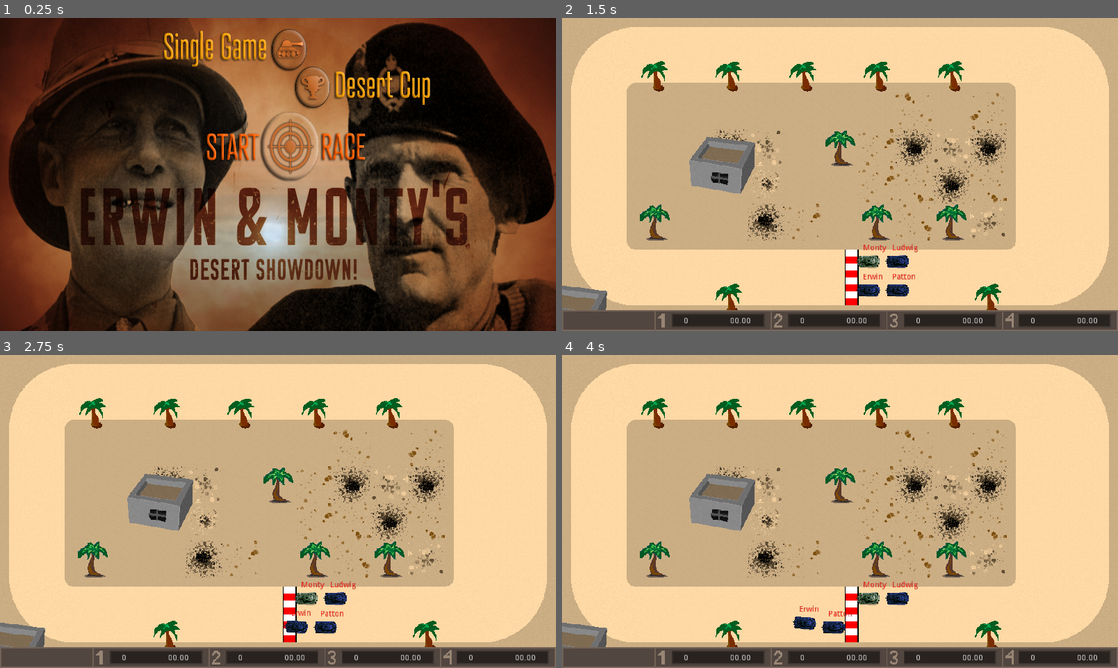
Above: before the commit, frames 1-4 (two rows, left to right).
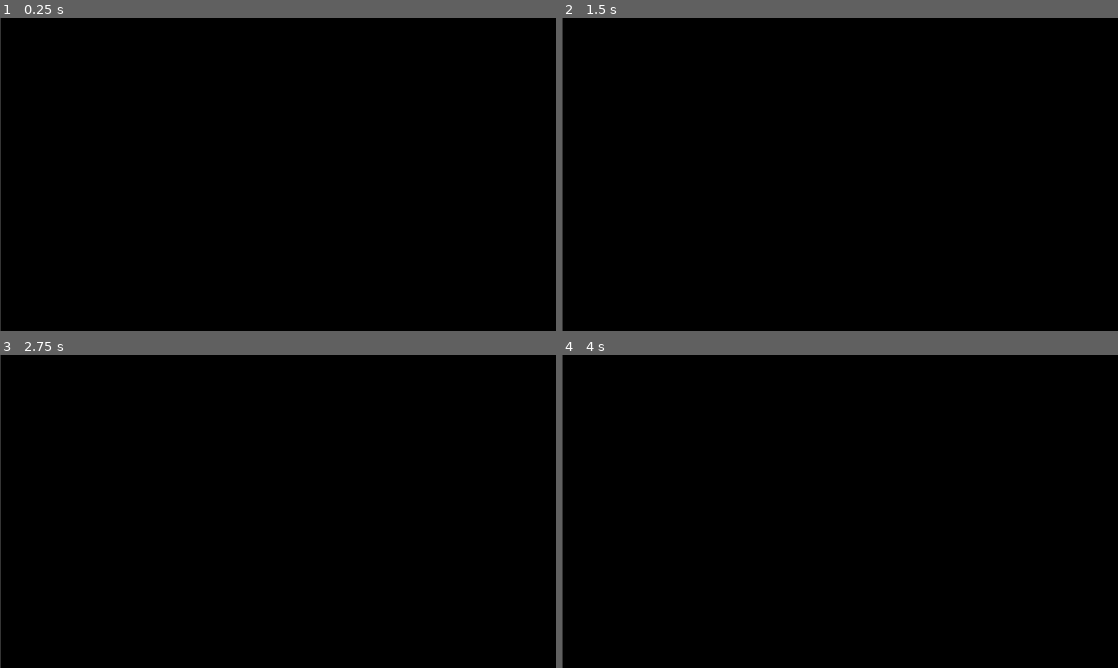
Above: after the commit, the same moments.

Repository: TeamRommel/RollingRommel
Game: Godot game, scene res://scenes/Intro.tscn
Same seed, same stepped clock (60 frames per second), same inputs: the game is played once before the commit and once after it. Before the commit the project starts from res://scenes/MainMenu.tscn. The engine's default icon, where the game draws it, is replaced by a stand-in: a white triangle on a blue panel in a dark square. Video files are missing from this copy of the repository; at most half a second of black plays in their place.
Inputs (mouse positions are in pixels of both pictures, inside the frame that each line leads up to):
- Up to frame 1 (0.25 s): no input
- Up to frame 2 (1.5 s): click (851, 146) at 0.52 s; tap Enter at 1.25 s
- Up to frame 3 (2.75 s): no input
- Up to frame 4 (4 s): no input

The runs differ from the first frame. In frame 1, 78% of the frame differs, in the area x 0-100%, y 0-100%; in frame 2, 100%; in frame 3, 100%; in frame 4, 100%.

Commit message:
Intro video added

Diff:
--- a/project.godot
+++ b/project.godot
@@ -16,7 +16,7 @@
 [application]
 
 config/name="Rolling Rommel"
-run/main_scene="res://scenes/MainMenu.tscn"
+run/main_scene="res://scenes/Intro.tscn"
 config/icon="res://icon.png"
 
 [autoload]
--- /dev/null
+++ b/scenes/Intro.tscn
@@ -0,0 +1,18 @@
+[gd_scene load_steps=3 format=2]
+
+[ext_resource path="res://videos/EM-desert-showdown-intro.ogv" type="VideoStream" id=1]
+[ext_resource path="res://scripts/VideoPlayer.gd" type="Script" id=2]
+
+
+[node name="Intro" type="Node2D"]
+
+[node name="CanvasLayer" type="CanvasLayer" parent="."]
+layer = -1
+
+[node name="VideoPlayer" type="VideoPlayer" parent="CanvasLayer"]
+margin_left = 1.0
+margin_right = 963.0
+margin_bottom = 543.0
+stream = ExtResource( 1 )
+autoplay = true
+script = ExtResource( 2 )
--- /dev/null
+++ b/scripts/VideoPlayer.gd
@@ -0,0 +1,15 @@
+extends VideoPlayer
+
+var video_length = 34.4
+
+# Declare member variables here. Examples:
+# var a: int = 2
+# var b: String = "text"
+
+# Called when the node enters the scene tree for the first time.
+func _ready() -> void:
+	pass
+func _process(delta):
+	if get_stream_position() >= video_length:
+		get_parent().queue_free()
+		get_tree().change_scene("res://scenes/MainMenu.tscn")
Not shown, added: videos/EM-desert-showdown-intro.ogv
